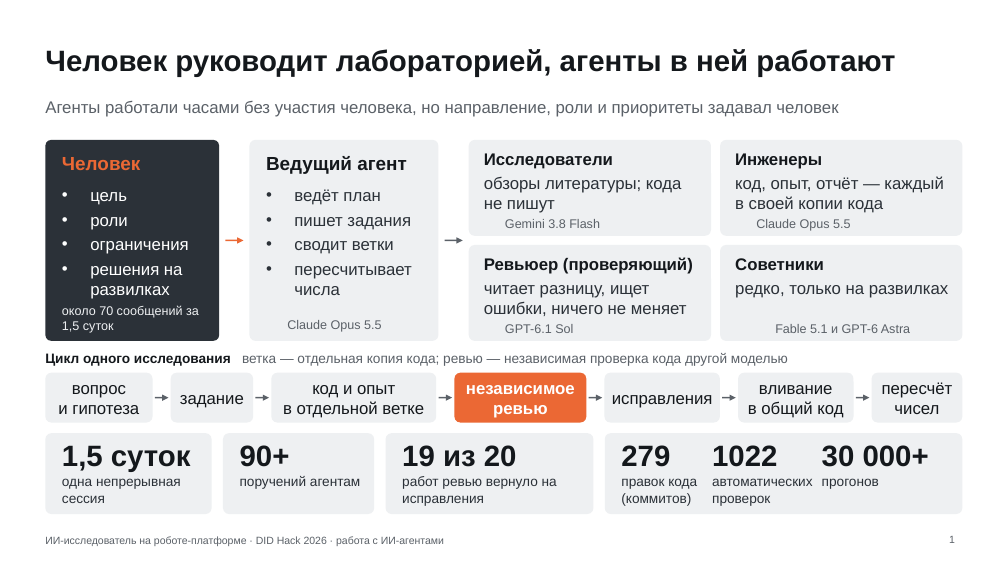
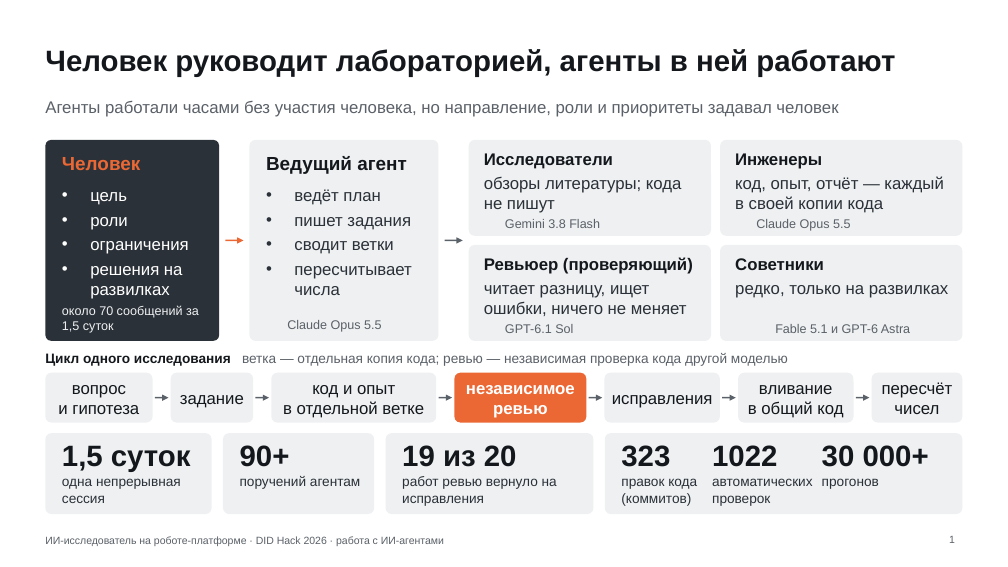
Before and after one commit to Mput13/did-hack, a slide deck: slide 1 of presentation/ai_process.pptx. Drawn at 1008x567 pixels with LibreOffice and Linux fonts; fonts in the diff are those of the drawing; background and template pictures are left out. Boxes give left, top, right and bottom in pixels: in the first picture for what was removed or moved away, otherwise in the second. Text is boxed around its words. In the diff, an @@ line names an element or a change of style, - is before the commit and + after.

```diff
--- a/presentation/ai_process.pptx
+++ b/presentation/ai_process.pptx
@@ text at (x1=621, y1=445, x2=670, y2=467): text changed @@
-279
+323
```
Also in this commit, not shown: 1 other slide changed, 9 other files.
